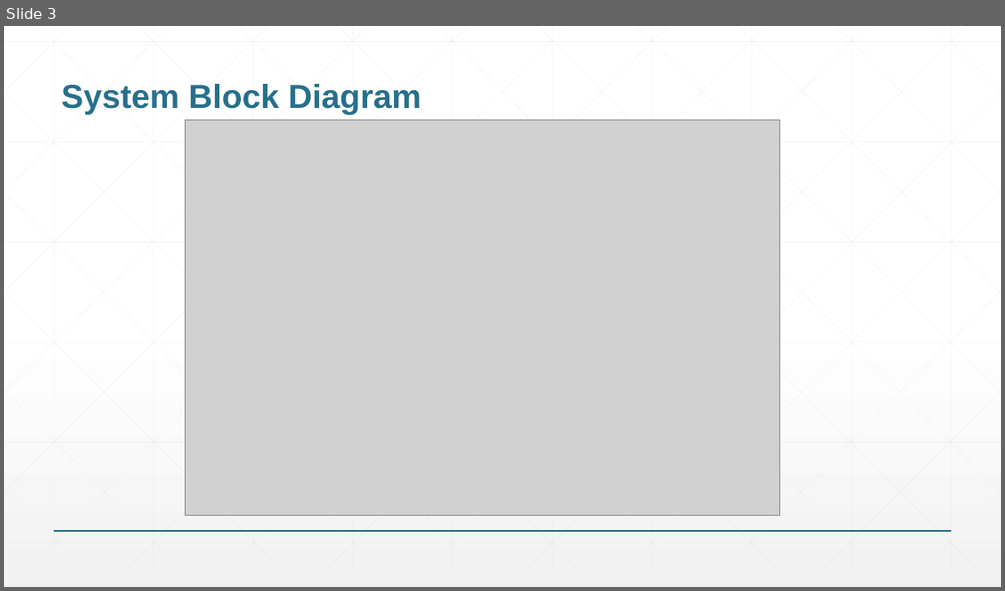
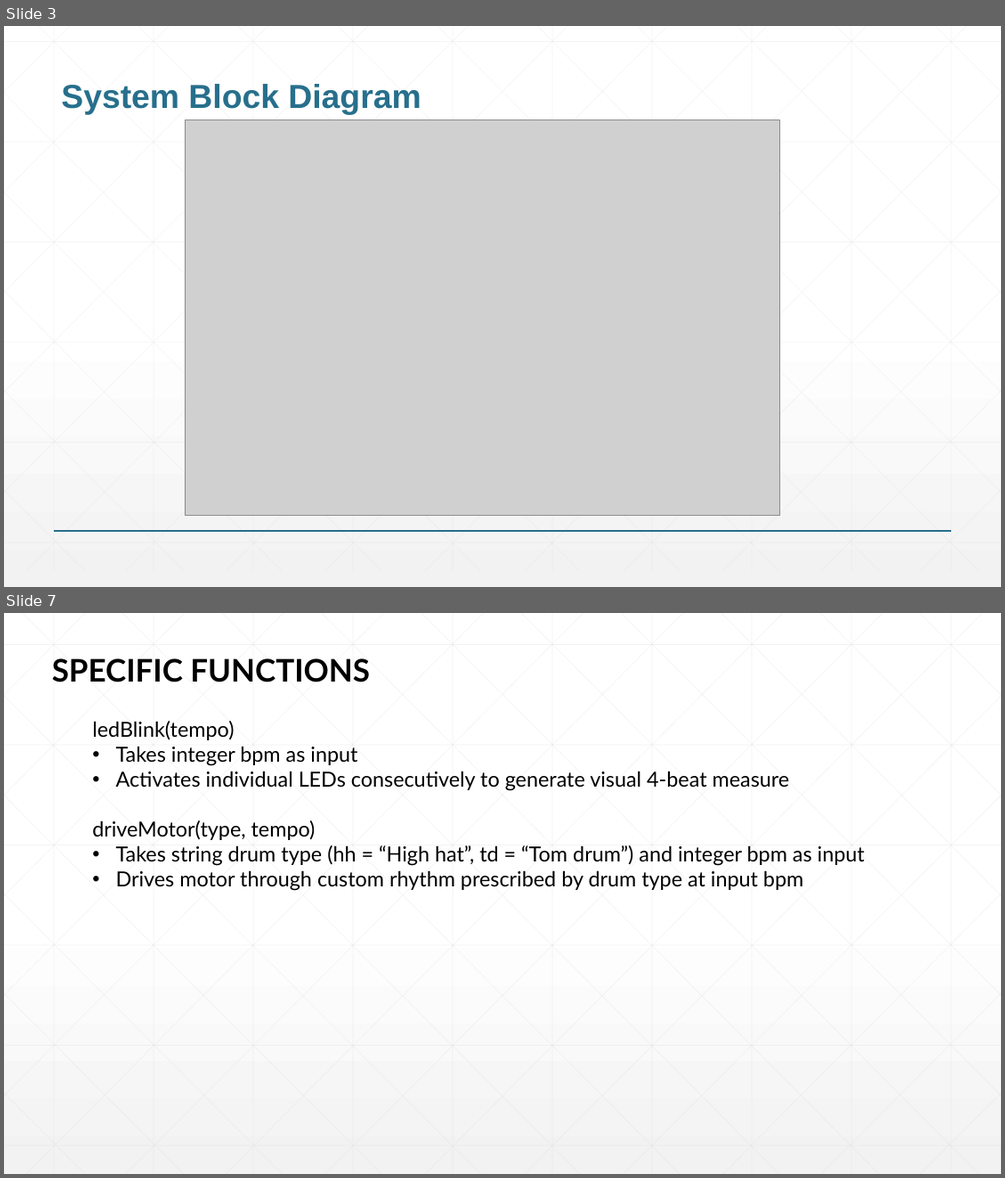
Before and after one commit to kmCoon/ENGI-301, a slide deck: project-01/docs/Cooney_project_01_proposal.pptx. Shown one above the other, each under a label of ours: slide 3 before the commit, slides 3 and 7 after it; the slides between them are not shown. The pictures are 1005x591 and 1005x1178 pixels, drawn with LibreOffice and Linux fonts; fonts in the diff are those of the drawing; grey boxes stand for pictures. Boxes give left, top, right and bottom in pixels: in the first picture for what was removed or moved away, otherwise in the second. Text is boxed around its words. In the diff, an @@ line names an element or a change of style, - is before the commit and + after.

```diff
--- a/project-01/docs/Cooney_project_01_proposal.pptx
+++ b/project-01/docs/Cooney_project_01_proposal.pptx
@@ slide 7 added at bbox=[4, 613, 1001, 1174], background gradient #FFFFFF to #F2F2F2 @@
@@ text added at bbox=[52, 658, 370, 682], 30 pt, text #000000, bold @@
+SPECIFIC FUNCTIONS
@@ text added at bbox=[92, 721, 865, 891], 20 pt, text #000000 @@
+ledBlink(tempo)
+• Takes integer bpm as input
+• Activates individual LEDs consecutively to generate visual 4-beat measure
+driveMotor(type, tempo)
+• Takes string drum type (hh = “High hat”, td = “Tom drum”) and integer bpm as input
+• Drives motor through custom rhythm prescribed by drum type at input bpm
@@ group added at bbox=[4, 613, 1001, 1174]: 46 lines @@
```
Also in this commit, not shown: 1 slide changed, 2 other slides added, 1 slide removed, 2 other files.
